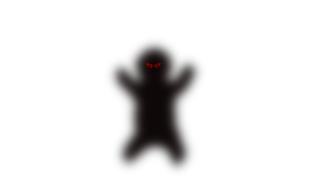
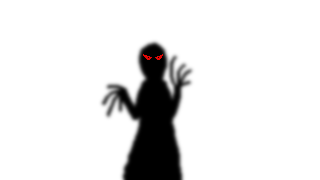
Revision of a layered 320x180 image; what changed, layer by layer:
renamed "Arrière-plan" to "Calque #3", moved it above "Calque #2", painted on it over [103, 37, 206, 178]
renamed "Calque" to "Calque #2", showed it, painted on it over [98, 38, 196, 180]
